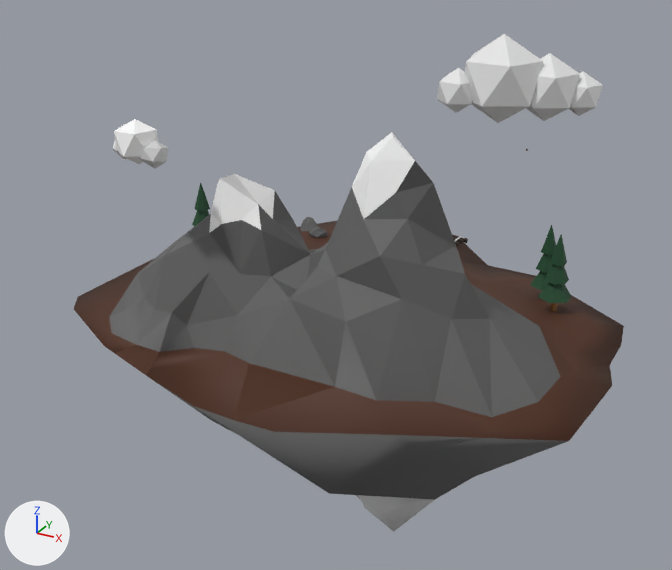
One commit to the OBJ model assets/islands/island_main.obj: the scene before it, then after it.
Before and after are seen from a 50 mm lens placed at (39.9, -88.8, 44.9), pointed at (-14.3, 9.7, -4.3). Lighting does not change. The marker at lower left points along +X, +Y and +Z. Where no turn or scale is listed for an object, it has been applied to the vertices.

Objects in the first picture: 'Cylinder_Cylinder_Leaves', 'Cylinder_Cylinder_Leaves.003', 'Cylinder_Cylinder_Leaves.004', 'Icosphere', 'Icosphere.001', 'Icosphere.002'.
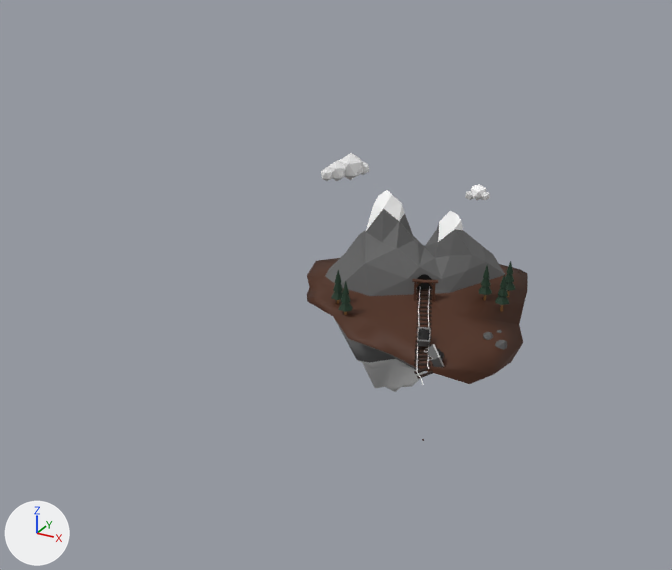
The change, as a diff of the scene's bpy script:
```diff
--- a/assets/islands/island_main.obj.py
+++ b/assets/islands/island_main.obj.py
@@ me_cylinder_cylinder_leaves @@
 me_cylinder_cylinder_leaves.from_pydata(...)  # 41 vertices, 72 faces; spans x -29.19..-25.86, y -2.57..1.27, z 2.72..10.54
+# me_cylinder_cylinder_leaves part 1: the whole mesh is turned -157.9 degrees about the z axis through its middle and scaled by 0.435, then moved by (38.55, 3.99, -1.92)
 me_cylinder_cylinder_leaves.materials.append(mat_leaves)
@@ me_cylinder_cylinder_leaves_003 @@
 me_cylinder_cylinder_leaves_003.from_pydata(...)  # 41 vertices, 72 faces; spans x 13.69..17.01, y 4.93..8.78, z 1.27..9.09
+# me_cylinder_cylinder_leaves_003 part 2: the whole mesh is turned -157.9 degrees about the z axis through its middle and scaled by 0.435, then moved by (-20.37, -13.57, -1.1)
 me_cylinder_cylinder_leaves_003.materials.append(mat_leaves)
@@ me_cylinder_cylinder_leaves_004 @@
 me_cylinder_cylinder_leaves_004.from_pydata(...)  # 41 vertices, 72 faces; spans x 11.26..14.59, y 9.72..13.56, z 0.42..8.24
+# me_cylinder_cylinder_leaves_004 part 3: the whole mesh is turned -157.9 degrees about the z axis through its middle and scaled by 0.435, then moved by (-16.18, -19.88, -0.62)
 me_cylinder_cylinder_leaves_004.materials.append(mat_leaves)
@@ me_icosphere @@
-me_icosphere.from_pydata(...)  # 923 vertices, 1502 faces; spans x -33.7..25.6, y -30.7..68.4, z -27.6..23.5
+me_icosphere.from_pydata(...)  # 923 vertices, 1502 faces; spans x -13.0..15.4, y -27.7..12.4, z -10.2..12.0
+# me_icosphere part 4: the loose piece of 32 vertices spanning x -8.5..-7.4, y -5.2..33.0, z -3.6..0.5 is turned -157.9 degrees about the z axis through its middle and scaled by 0.435, then moved by (13.5, -19.6, 2.7)
+# me_icosphere part 5: the loose piece of 8 vertices spanning x -8.7..-4.9, y 28.5..29.4, z -3.6..-3.0 is turned -157.9 degrees about the z axis through its middle and scaled by 0.435, then moved by (14.3, -41.0, 3.7)
+# me_icosphere part 6: the loose piece of 8 vertices spanning x -8.7..-4.9, y 30.4..31.2, z -3.8..-3.2 is turned -157.9 degrees about the z axis through its middle and scaled by 0.435, then moved by (14.7, -43.5, 3.8)
+# me_icosphere part 7: the loose piece of 8 vertices spanning x -8.8..-5.0, y 31.8..33.7, z -4.6..-3.3 is turned -157.9 degrees about the z axis through its middle and scaled by 0.435, then moved by (15.1, -46.2, 4.0)
+# me_icosphere part 8: the loose piece of 8 vertices spanning x -9.5..-5.8, y 33.0..34.7, z -5.2..-3.6 is turned -157.9 degrees about the z axis through its middle and scaled by 0.435, then moved by (16.3, -47.6, 4.3)
+# me_icosphere part 9: the loose piece of 40 vertices spanning x -7.4..-5.0, y -5.2..36.3, z -5.9..0.5 is turned -157.9 degrees about the z axis through its middle and scaled by 0.435, then moved by (11.3, -22.3, 3.4)
+# me_icosphere part 10: 671 of 923 vertices moved; they spanned x -33.7..25.6, y -30.7..37.2, z -27.6..23.5 and now span x -13.0..15.4, y -13.5..12.4, z -10.2..12.0; mean shift (11.1, -18.6, 2.3); largest move (-17.6, 37.2, -4.3) -> (13.2, -13.5, -0.1)
 me_icosphere.materials.append(mat_dirt_upper)
@@ me_icosphere_001 @@
 me_icosphere_001.from_pydata(...)  # 48 vertices, 80 faces; spans x 9.72..21.96, y -17.73..-9.17, z 25.86..33.24
+# me_icosphere_001 part 11: the whole mesh is turned -157.9 degrees about the z axis through its middle and scaled by 0.435, then moved by (-24.39, 14.84, -14.86)
 me_icosphere_001.materials.append(mat_fluffystuff)
@@ me_icosphere_002 @@
 me_icosphere_002.from_pydata(...)  # 36 vertices, 60 faces; spans x -22.33..-15.77, y -23.28..-19.05, z 19.25..23.77
+# me_icosphere_002 part 12: the whole mesh is turned -157.9 degrees about the z axis through its middle and scaled by 0.435, then moved by (23.3, 31.38, -10.32)
 me_icosphere_002.materials.append(mat_material_001)
```

Location of each change, [x1, y1, x2, y2] in pixels of the pictures (672 x 570 px; the box of a moved part takes in the faces that stretch with it):
'Icosphere', reshaped (60% narrower, 37% shorter): before [74, 132, 624, 532]; after [307, 190, 528, 441]
'Icosphere.001', mesh turned: before [437, 34, 603, 123]; after [320, 153, 369, 181]
'Icosphere.002', mesh turned: before [113, 119, 168, 169]; after [465, 184, 490, 200]
'Cylinder_Cylinder_Leaves.003', mesh turned: before [538, 234, 572, 303]; after [331, 270, 343, 300]
'Cylinder_Cylinder_Leaves.004', mesh turned: before [530, 225, 556, 291]; after [339, 281, 353, 312]
'Cylinder_Cylinder_Leaves', mesh turned: before [192, 183, 210, 226]; after [505, 261, 515, 291]
part 4 of me_icosphere, moved or reshaped (not visible before): after [427, 286, 430, 369]
part 5 of me_icosphere, moved or reshaped: before [455, 241, 459, 246]; after [414, 358, 430, 362]
part 6 of me_icosphere, moved or reshaped: before [453, 237, 464, 243]; after [414, 363, 430, 366]
part 7 of me_icosphere, moved or reshaped: before [452, 235, 468, 243]; after [414, 366, 430, 374]
part 8 of me_icosphere, moved or reshaped (not visible before): after [417, 371, 433, 379]
part 9 of me_icosphere, moved or reshaped: before [454, 236, 465, 241]; after [417, 287, 423, 385]
part 10 of me_icosphere, moved or reshaped: before [74, 132, 624, 532]; after [307, 190, 528, 392]
